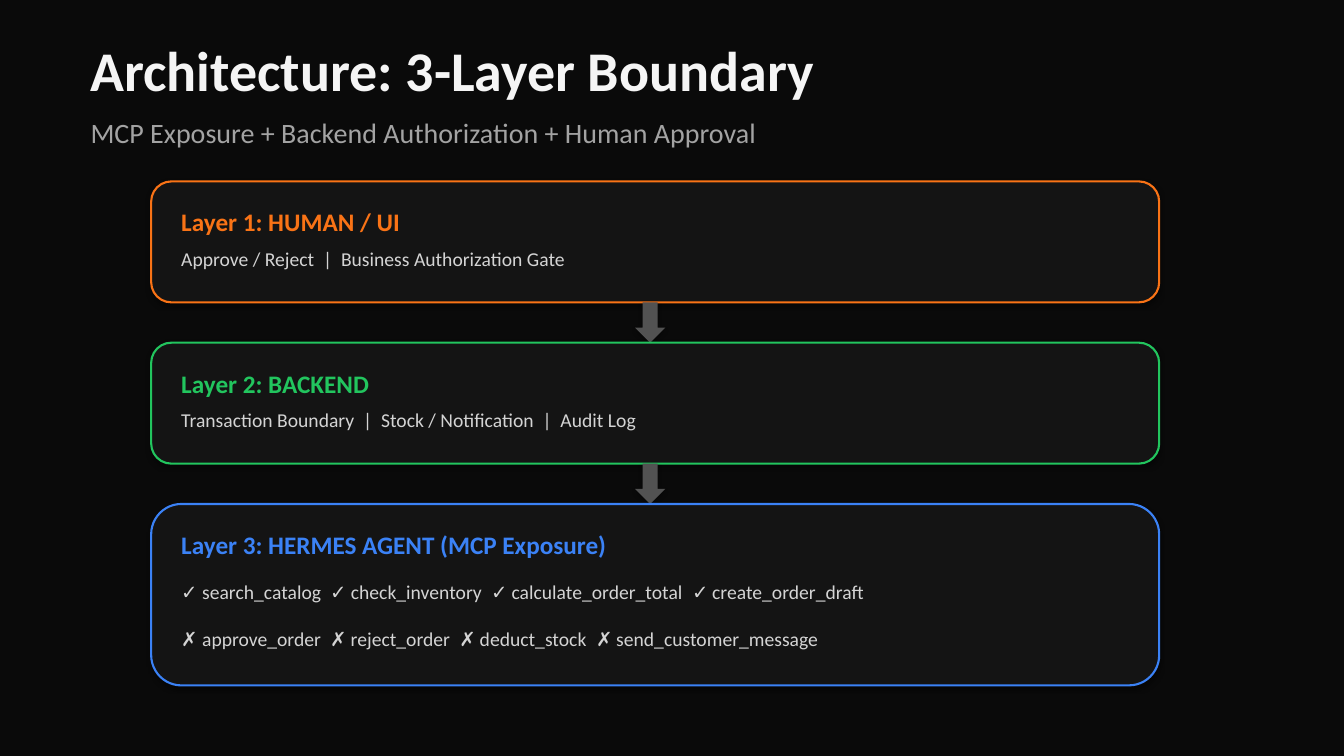
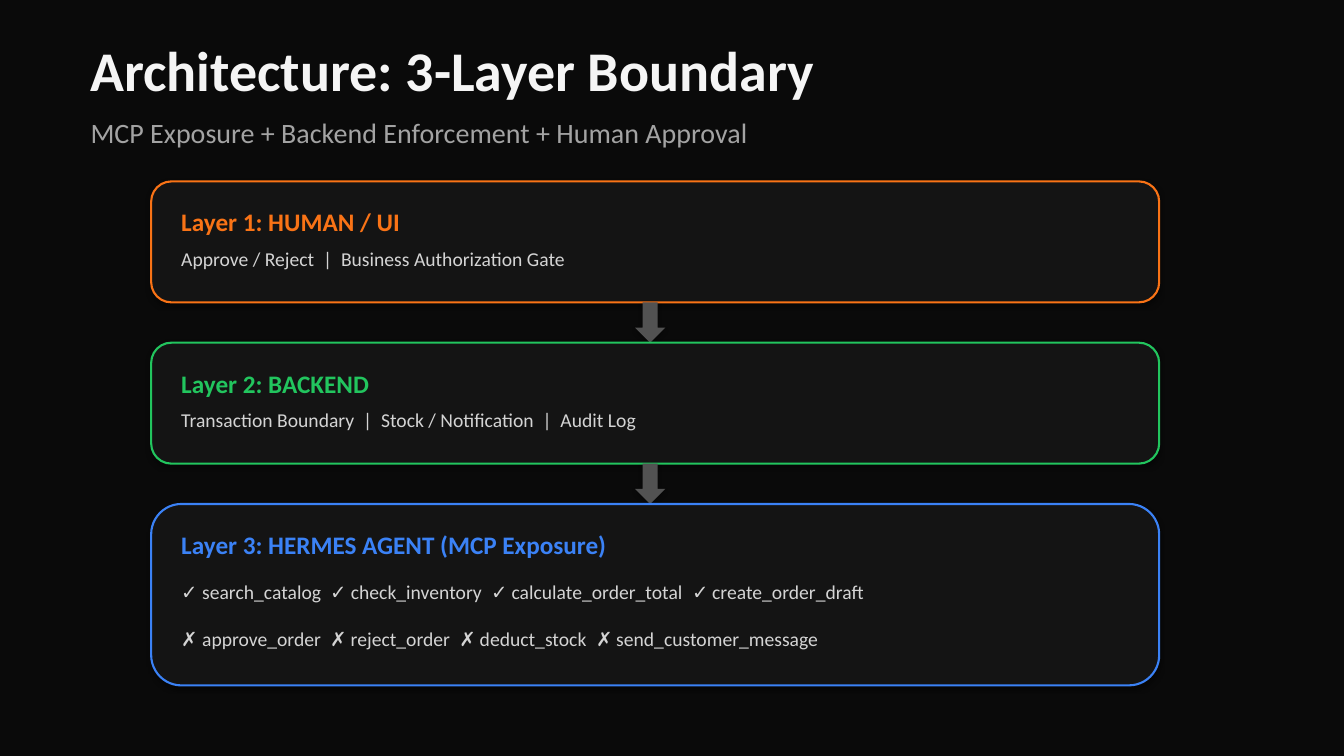
Before and after one commit to 0xshalah/TuntasUMKM, a slide deck: slide 3 of video-demo/TuntasUMKM-HackFest2026-v6.pptx. Drawn at 1344x756 pixels with LibreOffice and Linux fonts; fonts in the diff are those of the drawing. Boxes give left, top, right and bottom in pixels: in the first picture for what was removed or moved away, otherwise in the second. Text is boxed around its words. In the diff, an @@ line names an element or a change of style, - is before the commit and + after.

```diff
--- a/video-demo/TuntasUMKM-HackFest2026-v6.pptx
+++ b/video-demo/TuntasUMKM-HackFest2026-v6.pptx
@@ text at box(91, 123, 747, 148): text changed @@
-MCP Exposure + Backend Authorization + Human Approval
+MCP Exposure + Backend Enforcement + Human Approval
```
Also in this commit, not shown: 1 other slide changed, 2 other files.
